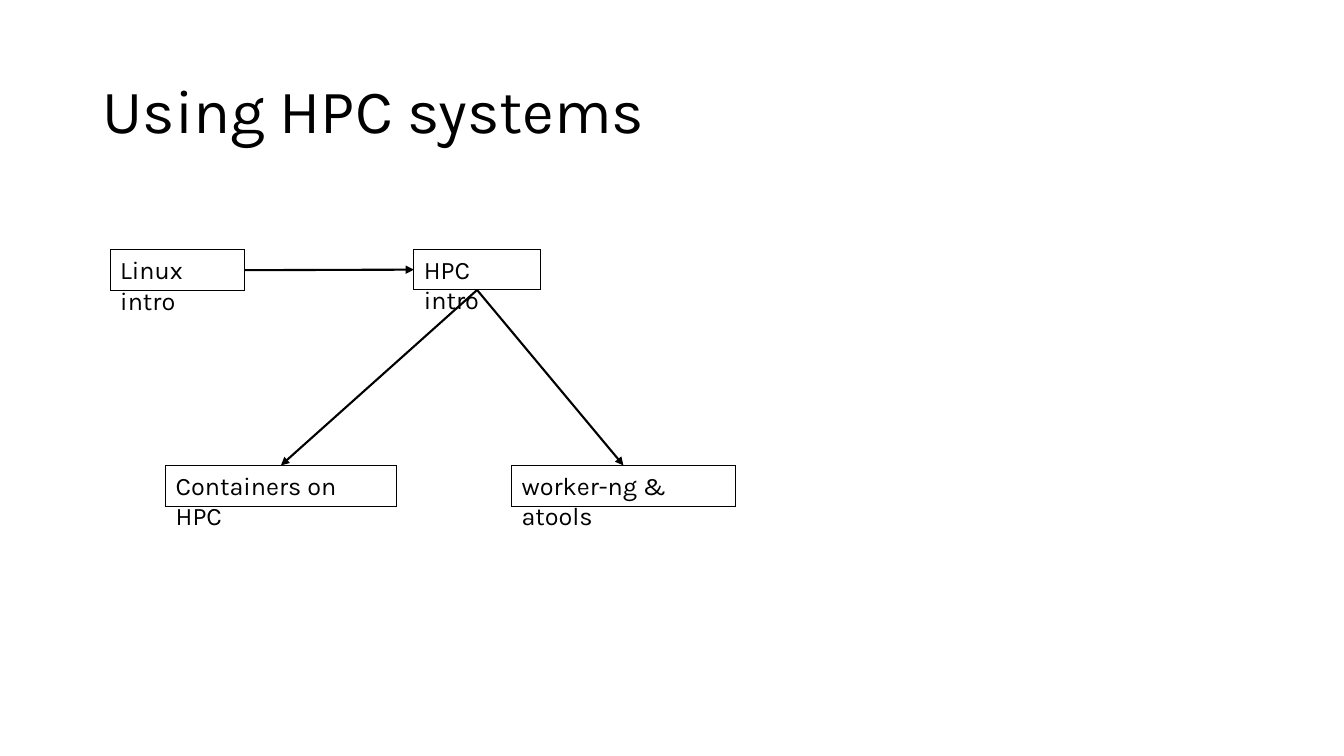
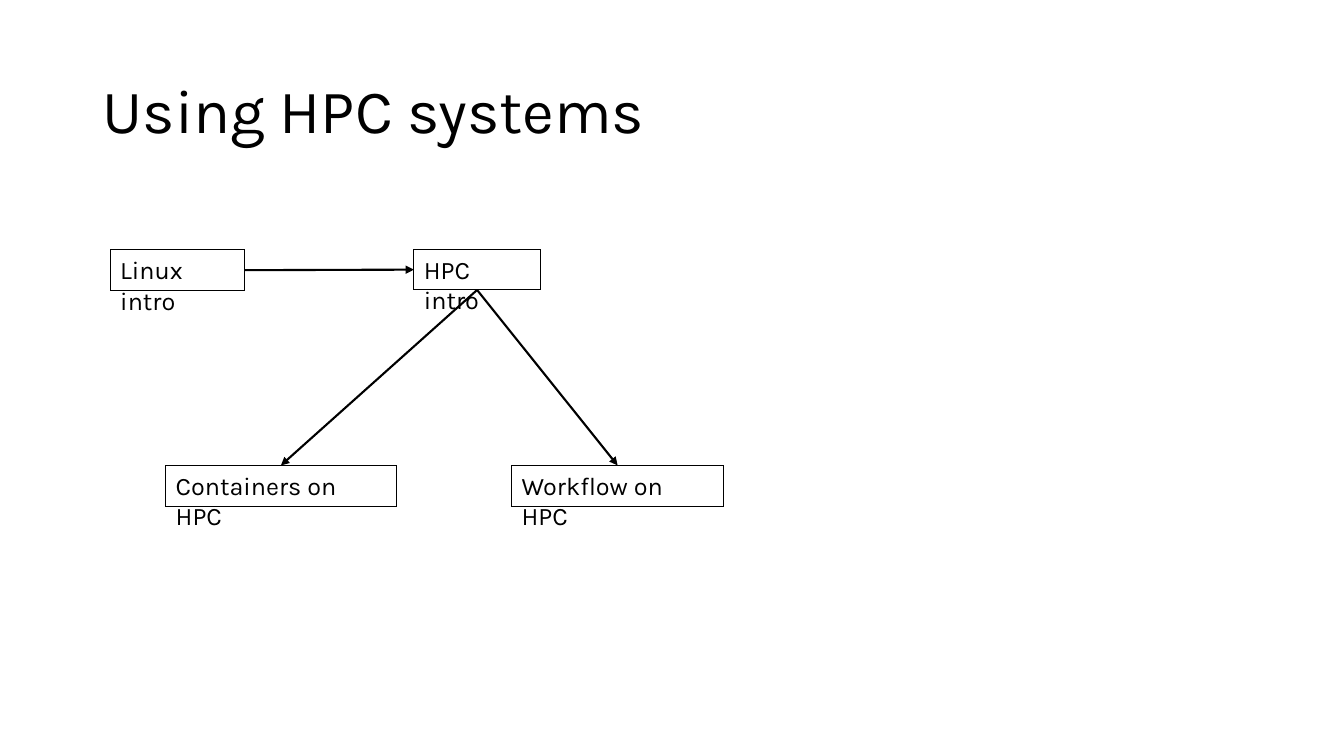
Before and after one commit to gjbex/Training-sessions, a slide deck: slide 5 of scientific_computing_skills_and_trainings.pptx (slide 4 before the commit). Drawn at 1344x756 pixels with LibreOffice and Linux fonts; fonts in the diff are those of the drawing. Boxes give left, top, right and bottom in pixels: in the first picture for what was removed or moved away, otherwise in the second. Text is boxed around its words. In the diff, an @@ line names an element or a change of style, - is before the commit and + after.

```diff
--- a/scientific_computing_skills_and_trainings.pptx
+++ b/scientific_computing_skills_and_trainings.pptx
@@ arrow moved from (477, 290) - (624, 466) to (477, 290) - (618, 466) @@
@@ rectangle "Workflow on HPC": place and size @@
-rectangle "Workflow on HPC" at bbox=[512, 466, 736, 506]
+rectangle "Workflow on HPC" at bbox=[512, 466, 724, 506]
@@ text in rectangle at bbox=[522, 477, 663, 526]: text changed @@
-worker-ng & atools
+Workflow on HPC
```
Also in this commit, not shown: 6 other slides changed, 1 slide added.
